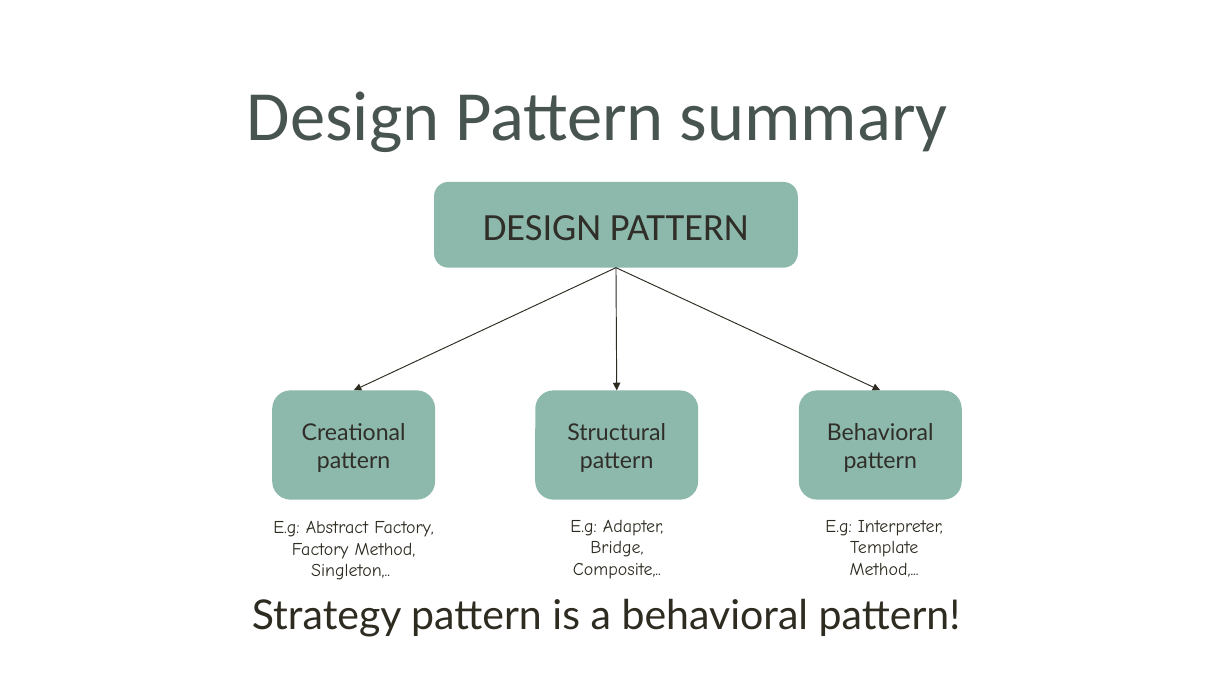
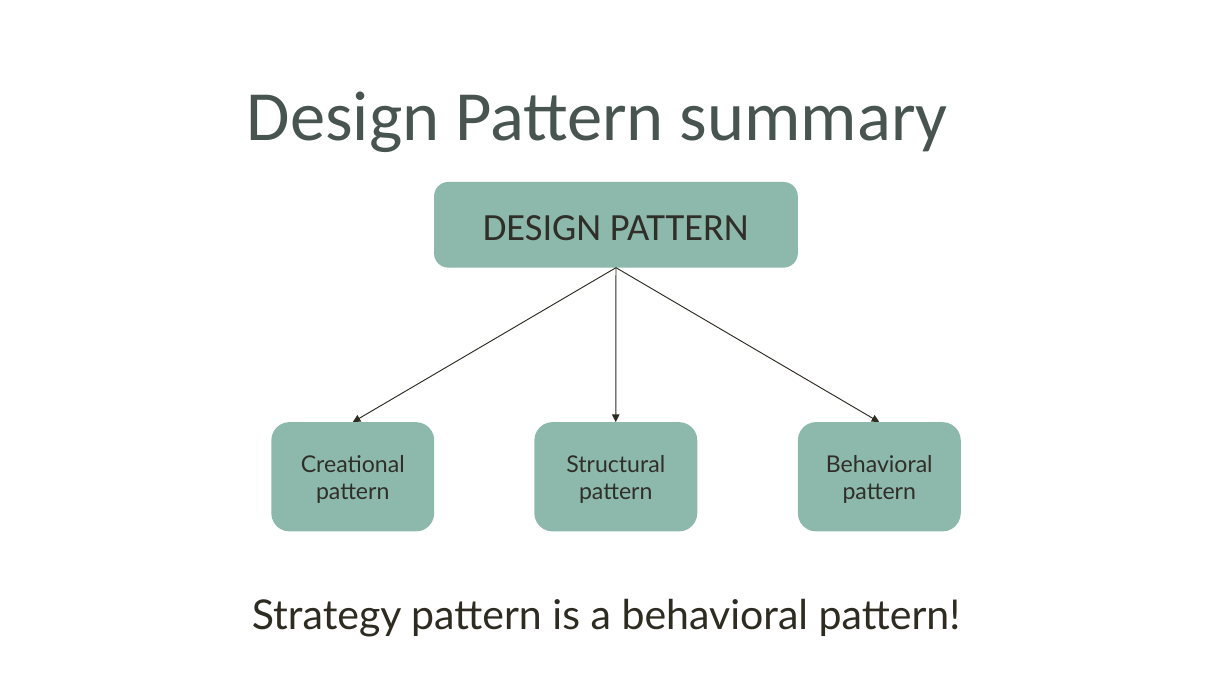
Before and after one commit to ntninh18/crossy-road, a slide deck: slide 3 of seminar/StrategyPattern.pptx. Drawn at 1232x693 pixels with LibreOffice and Linux fonts; fonts in the diff are those of the drawing. Boxes give left, top, right and bottom in pixels: in the first picture for what was removed or moved away, otherwise in the second. Text is boxed around its words. In the diff, an @@ line names an element or a change of style, - is before the commit and + after.

```diff
--- a/seminar/StrategyPattern.pptx
+++ b/seminar/StrategyPattern.pptx
@@ arrow moved from (616, 268) - (354, 391) to (616, 268) - (353, 422) @@
@@ arrow moved from (616, 268) - (881, 391) to (616, 268) - (880, 422) @@
@@ arrow moved from (616, 268) - (616, 391) to (616, 268) - (616, 422) @@
@@ 3 rounded rectangles: place and size @@
-3 rounded rectangles at (273,391,962,500)
+3 rounded rectangles at (272,422,961,531)
@@ text removed at (273,521,434,580) @@
-E.g: Abstract Factory, Factory Method, Singleton,..
@@ text removed at (570,520,664,579) @@
-E.g: Adapter, Bridge, Composite,..
@@ text removed at (825,520,943,577) @@
-E.g: Interpreter, Template Method,...
```
Also in this commit, not shown: 3 other slides changed, 1 slide added, 1 other file.
